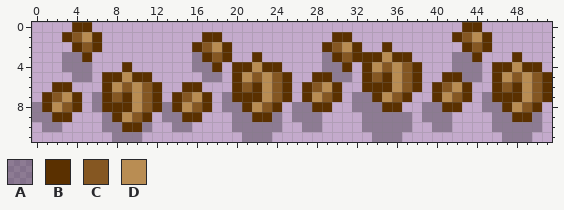
Pixel-art sprite: cliente/assets/migalha-pao.png. Above: the version before the commit.
The file is 104x24 pixels, drawn in blocks of 2x2; one block is one cell here. Colours within 5 levels of each other are drawn and written as one.
Palette (. is transparent): A #00000047  B #5a3000  C #855722  D #b98d53
New version:
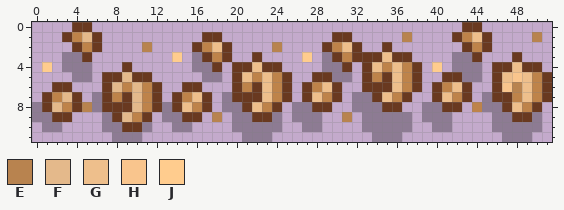
Colours new in this view: E #b8834f  F #e4b98b  G #eebf8c  H #f9c58d  J #ffcc8e
Author's note on the commit: atualizado migalha de pão #49
Changes in this commit:
colour B: #5a3000 -> #693920
colour C: #855722 -> #be834a
Changed rows in their new state; - is a pixel that keeps its letter.
first column x 1:
 1 ----F-------------------------------E------G-----E
 2 ----------E------G-----E------G-------------------
 3 -------------J------------J-------G---------------
 4 J--------------------G-----------G-G---J-------G--
 5 --------F-----------G-G------------G----------GHG-
 6 -------F-F------------G-----G------G-----G----HEG-
 7 --F------F-----G------G----G------G-----G------CG-
 8 -F--E----F----G------G---------------------C---G--
 9 --------F--------E------------E-------------------
